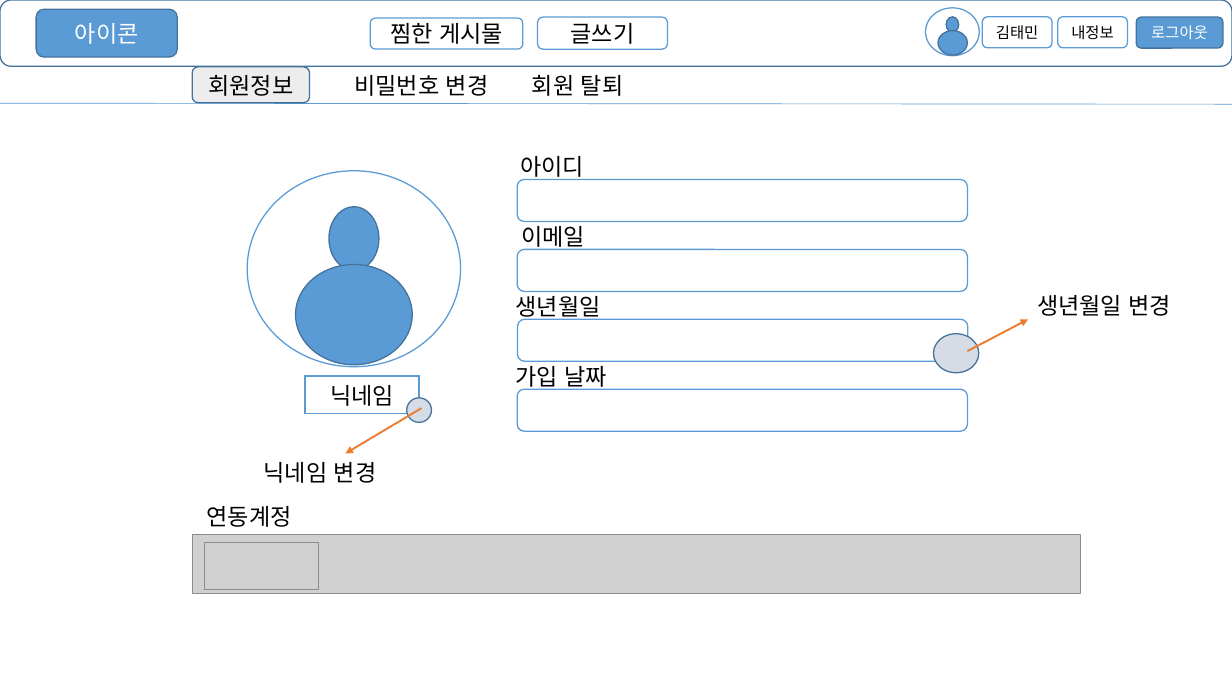
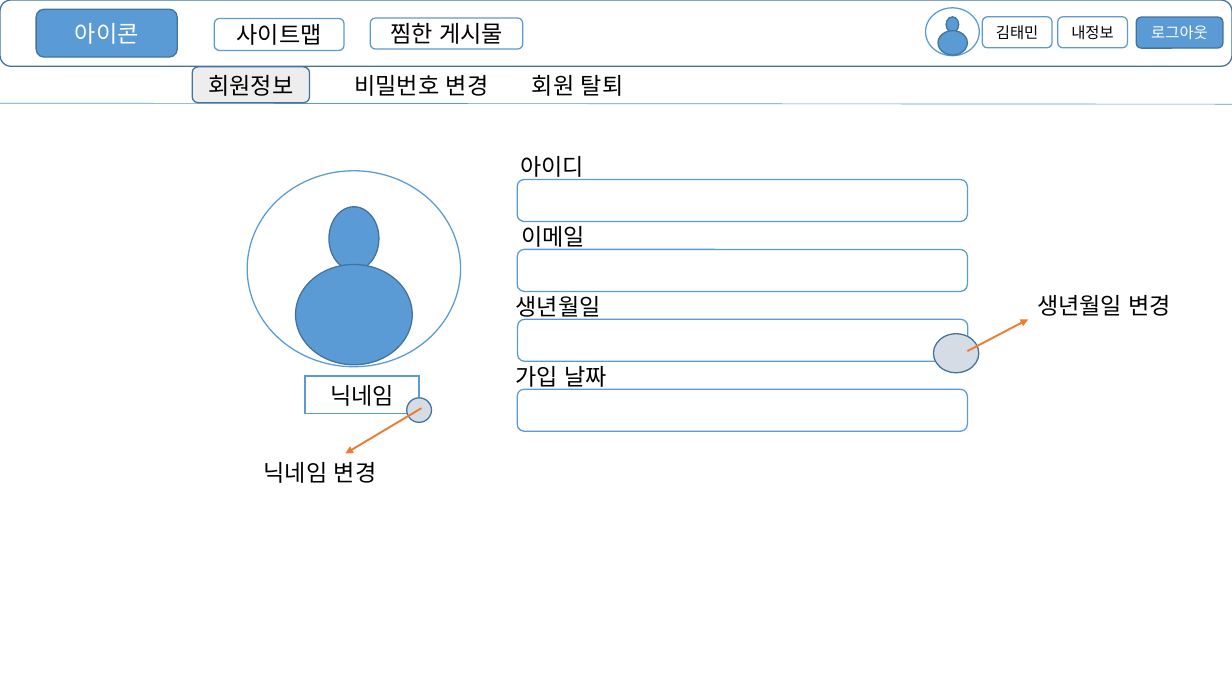
Before and after one commit to tm-kr/Academy-lesson-spring, a slide deck: slide 8 of 프로젝트 UI.pptx (slide 10 before the commit). Drawn at 1232x693 pixels with LibreOffice and Linux fonts; fonts in the diff are those of the drawing; grey boxes stand for pictures. Boxes give left, top, right and bottom in pixels: in the first picture for what was removed or moved away, otherwise in the second. Text is boxed around its words. In the diff, an @@ line names an element or a change of style, - is before the commit and + after.

```diff
--- a/프로젝트 UI.pptx
+++ b/프로젝트 UI.pptx
@@ rounded rectangle added at (214,18,345,51), fill #FFFFFF, outline #5B9BD5 1 pt, 18 pt, text #000000 @@
+사이트맵
@@ rounded rectangle removed at (538,17,668,49) @@
-글쓰기
@@ text removed at (207,506,292,527) @@
-연동계정
@@ picture removed at (192,535,1080,594) @@
@@ picture removed at (204,543,318,590) @@
```
Also in this commit, not shown: 11 other slides changed, 1 slide added, 3 slides removed.
